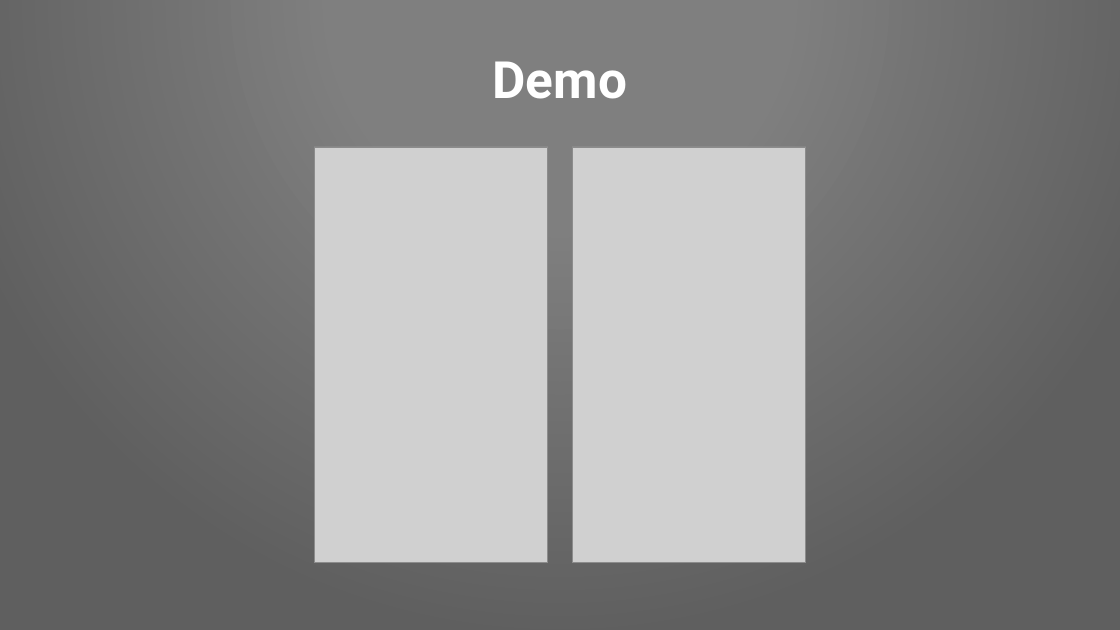
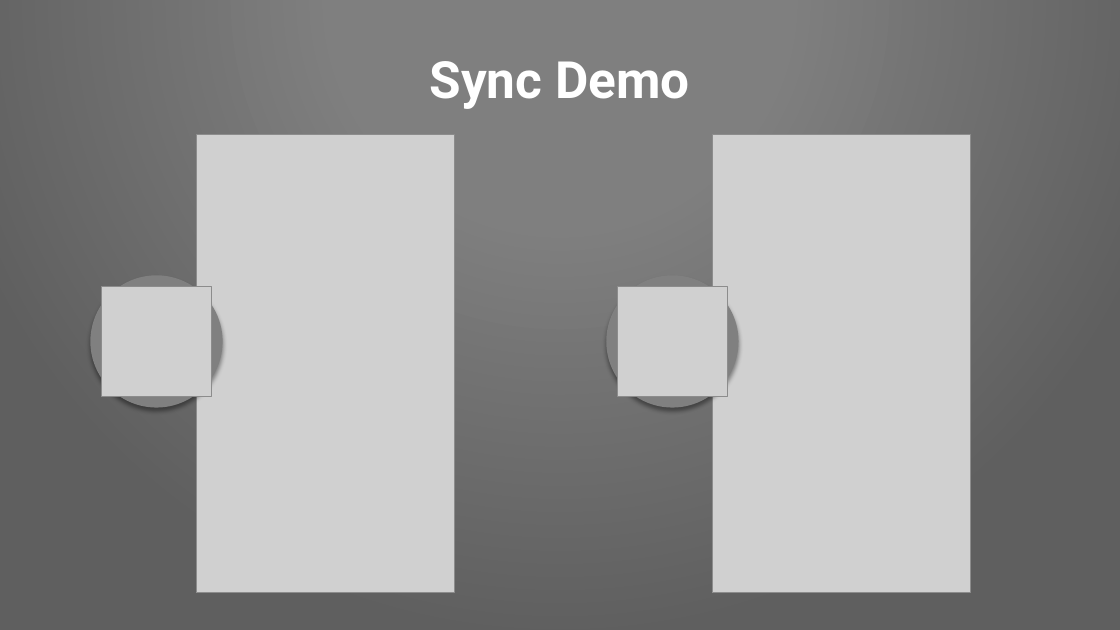
Before and after one commit to Pixplicity/sync-demo, a slide deck: slide 10 of I've been doing some syncing.pptx (slide 12 before the commit). Drawn at 1120x630 pixels with LibreOffice and Linux fonts; fonts in the diff are those of the drawing; grey boxes stand for pictures; background and template pictures are left out. Boxes give left, top, right and bottom in pixels: in the first picture for what was removed or moved away, otherwise in the second. Text is boxed around its words. In the diff, an @@ line names an element or a change of style, - is before the commit and + after.

```diff
--- a/I've been doing some syncing.pptx
+++ b/I've been doing some syncing.pptx
@@ title at <box>430,61,689,109</box>: text changed @@
-Demo
+Sync Demo
@@ picture added at <box>197,134,455,593</box> @@
@@ picture removed at <box>314,147,548,563</box> @@
@@ picture: place and size @@
-picture at <box>572,147,806,563</box>
+picture at <box>712,134,970,593</box>
@@ ellipse added at <box>91,276,223,408</box>, fill #808080 @@
@@ picture added at <box>102,287,212,397</box> @@
@@ ellipse added at <box>607,276,739,408</box>, fill #808080 @@
@@ picture added at <box>618,287,728,397</box> @@
```
Also in this commit, not shown: 1 other slide changed, 5 slides added, 1 slide removed.
